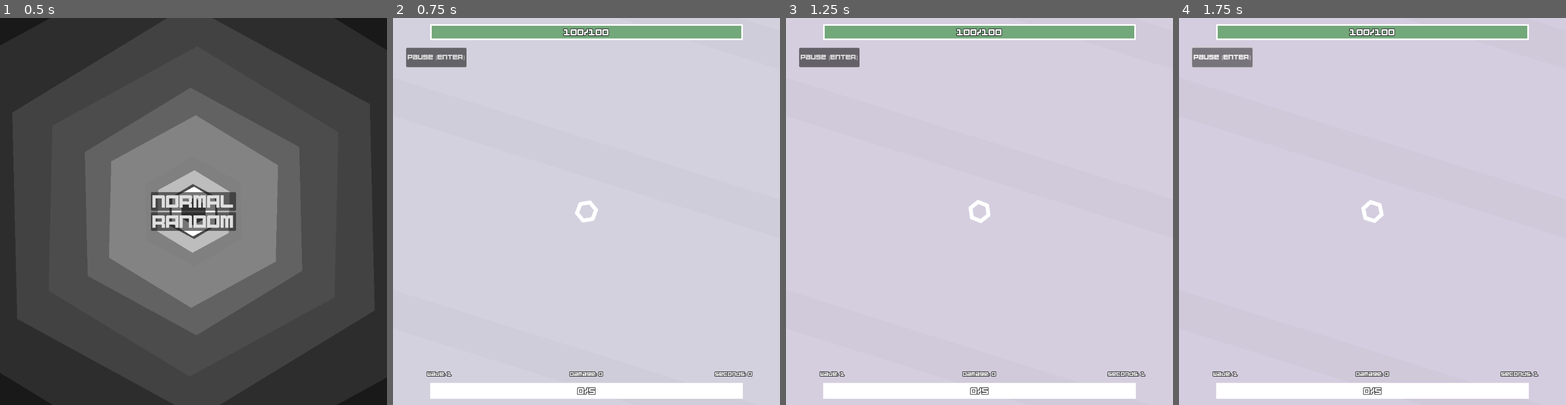
Above: before the commit, frames 1-4 (left to right).
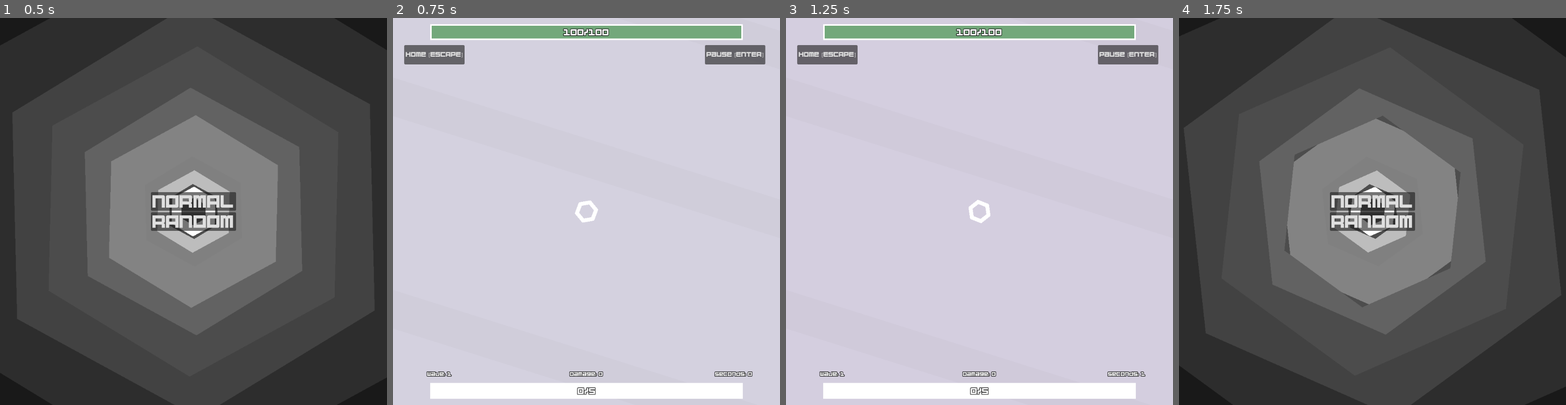
Above: after the commit, the same moments.

Repository: pharnisch/Hexagonal-Havoc
Game: Godot game, scene res://home.tscn
Two runs of this game, one before a commit and one after it. Both use one fixed random seed, a clock stepped at 60 frames per second and the inputs below.
Inputs (mouse positions are in pixels of both pictures, inside the frame that each line leads up to):
- Up to frame 1 (0.5 s): no input
- Up to frame 2 (0.75 s): click "NORMAL" at 0.5 s
- Up to frame 3 (1.25 s): no input
- Up to frame 4 (1.75 s): click (1221, 56) at 1.25 s, where only the run after the commit has a clickable "Home [ESCAPE]"

Frame 1 is identical in both runs. In frame 2, 1.2% of the frame differs, in the area x 2-97%, y 7-13%; in frame 3, 1.2%; in frame 4, 99%, in the area x 0-100%, y 0-100%.

Commit message:
.

Diff:
--- a/button_restart.gd
+++ b/button_restart.gd
@@ -10,8 +10,9 @@
 
 
 # Called every frame. 'delta' is the elapsed time since the previous frame.
-func _physics_process(delta):
-	pass
+func _process(delta):
+	if Input.is_key_pressed(KEY_ESCAPE):
+		self.click()
 
 func click():
 	#get_node("/root/Map_1").free()
--- a/end_ui.gd
+++ b/end_ui.gd
@@ -10,5 +10,3 @@
 func _process(delta):
 	if Input.is_key_pressed(KEY_SPACE):
 		get_node("RestartButton").click()
-	if Input.is_key_pressed(KEY_ESCAPE):
-		get_node("HomeButton").click()
--- a/end_ui.tscn
+++ b/end_ui.tscn
@@ -21,18 +21,3 @@
 text = "Restart [SPACE]"
 script = ExtResource("2_4iykj")
 scene_name = "map_1"
-
-[node name="HomeButton" parent="." instance=ExtResource("1_oa7jc")]
-process_mode = 3
-custom_minimum_size = Vector2(100, 50)
-anchors_preset = 7
-anchor_top = 1.0
-anchor_bottom = 1.0
-offset_left = -480.0
-offset_top = -155.0
-offset_right = -326.0
-offset_bottom = -105.0
-grow_vertical = 0
-text = "Home [ESCAPE]"
-script = ExtResource("2_4iykj")
-scene_name = "home"
--- a/home.tscn
+++ b/home.tscn
@@ -1,9 +1,10 @@
-[gd_scene load_steps=5 format=3 uid="uid://d23y5ma6np0tv"]
+[gd_scene load_steps=6 format=3 uid="uid://d23y5ma6np0tv"]
 
 [ext_resource type="Script" path="res://StartLevel.gd" id="1_ra1gt"]
 [ext_resource type="FontFile" uid="uid://bsuwta6n1amr" path="res://hexagon_assets/bumpitup.ttf" id="2_pa13x"]
 [ext_resource type="AudioStream" uid="uid://5x6qdj66trn5" path="res://BeepBox-Song.wav" id="2_y441u"]
 [ext_resource type="Script" path="res://hexagon_decoration.gd" id="3_03g8u"]
+[ext_resource type="Script" path="res://Starthilfe.gd" id="5_vcq54"]
 
 [node name="Home" type="Node"]
 
@@ -185,3 +186,7 @@
 [node name="AudioStreamPlayer" type="AudioStreamPlayer" parent="."]
 stream = ExtResource("2_y441u")
 autoplay = true
+
+[node name="Starthilfe" type="Node" parent="."]
+process_mode = 3
+script = ExtResource("5_vcq54")
--- a/project.godot
+++ b/project.godot
@@ -19,6 +19,7 @@
 
 window/size/viewport_width=1000
 window/size/viewport_height=1000
+window/size/mode=3
 
 [dotnet]
 
--- a/ui.tscn
+++ b/ui.tscn
@@ -1,8 +1,9 @@
-[gd_scene load_steps=10 format=3 uid="uid://km765w0j4vfi"]
+[gd_scene load_steps=11 format=3 uid="uid://km765w0j4vfi"]
 
 [ext_resource type="Script" path="res://ui.gd" id="1_j4xlj"]
 [ext_resource type="FontFile" uid="uid://bsuwta6n1amr" path="res://hexagon_assets/bumpitup.ttf" id="2_tx6ub"]
 [ext_resource type="PackedScene" uid="uid://si6xejkupe8v" path="res://button.tscn" id="3_ldm1r"]
+[ext_resource type="Script" path="res://button_restart.gd" id="4_66hqg"]
 [ext_resource type="Script" path="res://pause.gd" id="4_d8r7h"]
 [ext_resource type="PackedScene" uid="uid://kjfmpvg8dipe" path="res://text_label.tscn" id="5_tuia0"]
 
@@ -173,10 +174,10 @@
 anchors_preset = 5
 anchor_top = 0.0
 anchor_bottom = 0.0
-offset_left = -465.0
-offset_top = 77.0
-offset_right = -311.0
-offset_bottom = 127.0
+offset_left = 307.0
+offset_top = 70.0
+offset_right = 461.0
+offset_bottom = 120.0
 grow_vertical = 1
 text = "Pause [ENTER]"
 script = ExtResource("4_d8r7h")
@@ -187,3 +188,18 @@
 offset_right = 127.5
 text = "LEVEL COMPLETED"
 living_time = 99999.0
+
+[node name="HomeButton" parent="." instance=ExtResource("3_ldm1r")]
+process_mode = 3
+custom_minimum_size = Vector2(100, 50)
+anchors_preset = 5
+anchor_top = 0.0
+anchor_bottom = 0.0
+offset_left = -470.0
+offset_top = 70.0
+offset_right = -316.0
+offset_bottom = 120.0
+grow_vertical = 1
+text = "Home [ESCAPE]"
+script = ExtResource("4_66hqg")
+scene_name = "home"
